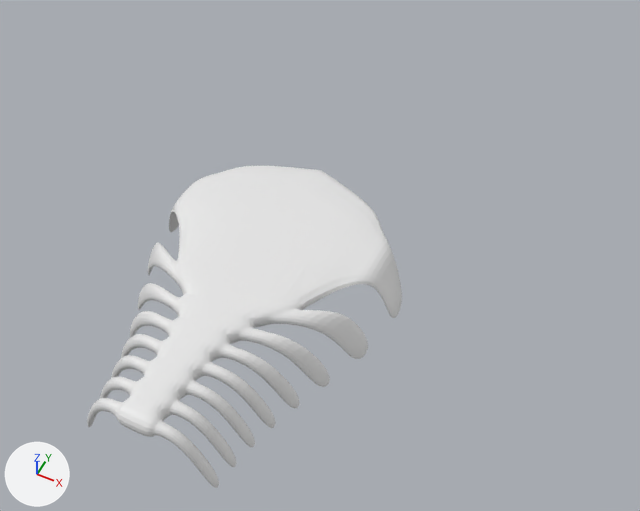
What one commit did to the Blender file Gabuzomeu_Blender/Gabuzomeu2.blend.
Both versions are drawn from a 50 mm camera at (13.7, -23.5, 28.4) aimed at (1.3, 1.3, -2.6). Every picture has the same lights, and +X, +Y and +Z are marked at lower left.
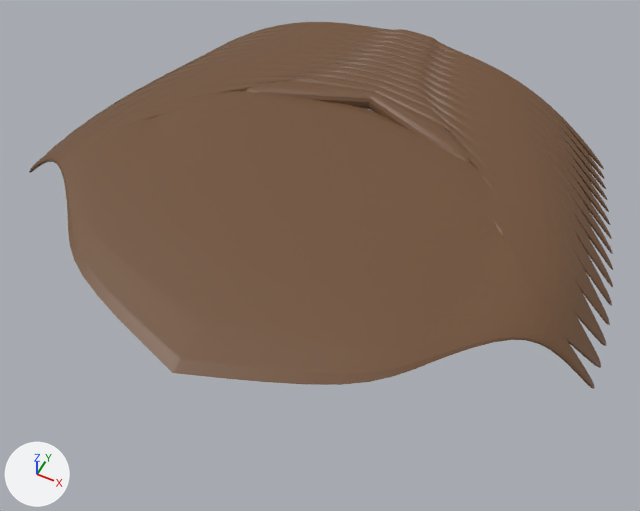
What differs and where, as boxes (x1, y1, x2, y2) in the pictures (640 x 511 px; the box of a moved part takes in the faces that stretch with it):
'Cube', reshaped, modifiers changed (85% wider, 14% taller)
    before: (87, 166, 402, 488)
    after: (29, 22, 613, 389)
part 1 of me_cube_074, moved or reshaped
    before: (87, 182, 402, 488)
    after: (29, 22, 613, 389)
part 2 of me_cube_074, recoloured (white to brown)
    before: (102, 166, 390, 442)
    after: (61, 22, 533, 385)

Edits to the bpy script that builds the scene:
```text
Add mat_material_001:
    mat_material_001 = principled_material('Material.001')
    mat_material_001.base_color = (0.168, 0.0843, 0.0395)  # brown #725238
Change me_cube_074:
    used by ob_cube; location = (0.0, 0.0, 0.0)
    remove me_cube_074.from_pydata(...)  # 24 vertices, 22 faces; spans x -4.0..0.0, y -1.0..1.0, z -3.49..0.5
    add me_cube_074.from_pydata(...)  # 24 vertices, 22 faces; spans x -11.85..0.0, y -1.0..1.0, z -3.19..0.5
    me_cube_074 part 1
    8 vertices are removed from x -4.0..-3.0, y -0.5..0.5, z -3.49..-0.61
    9 faces are deleted
    4 vertices move from x -2.0, y -0.5..0.5, z -0.31..0.31 to x -4.62, y -0.35..0.35, z -0.23..0.23
    8 vertices are added at x -11.85..-8.23, y -0.24..0.24, z -3.19..-0.79
    9 new faces join them
    me_cube_074 part 2: 13 faces spanning x -4.62..0.0, y -1.0..1.0, z -0.5..0.5 switch from no material to mat_material_001 (brown #725238)
Change ob_cube:
    where _m = ob_cube.modifiers.new('Array', 'ARRAY')
    _m.count: 8 -> 15
    _m.relative_offset_displace: (0.0, -1.0, 0.0) -> (0.0, 0.476, 0.0)
    where _m = ob_cube.modifiers.new('Array', 'ARRAY')
    add _m.merge_threshold = 0.498
    where _m = ob_cube.modifiers.new('CastSphere', 'CAST')
    add _m.radius = 5.0
    where _m = ob_cube.modifiers.new('CastCylinder', 'CAST')
    add _m.radius = 17.93
    where _m = ob_cube.modifiers.new('Subdivision', 'SUBSURF')
    add _m.levels = 2
```
